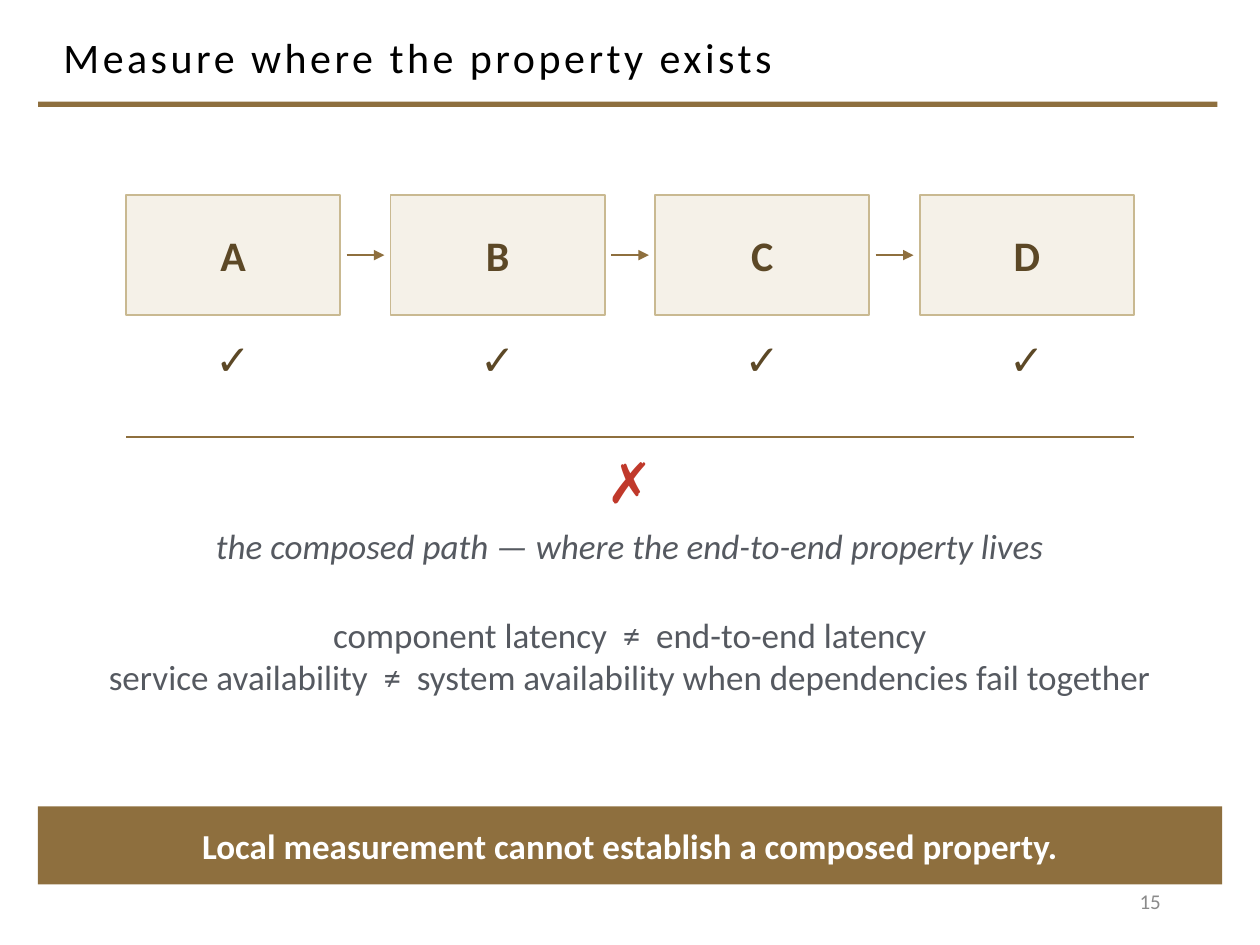
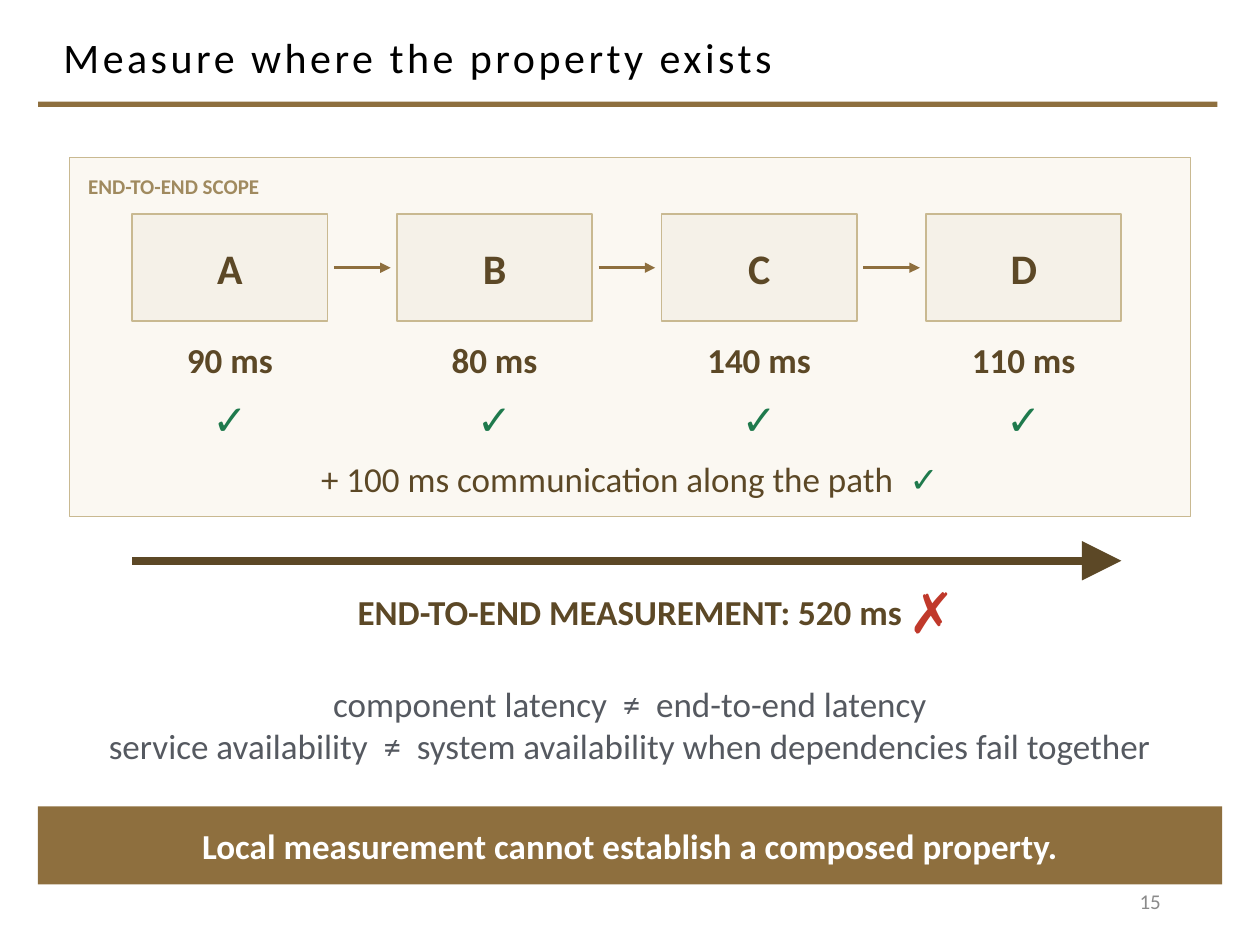
Before and after one commit to davisjam/model-based-agentic-software-engineering, a slide deck: slide 15 of course/lectures/act-1-foundations/09-engineering-decision-making-and-metrics/1-9-Engineering-Decision-Making-and-Metrics.pptx. Drawn at 1260x945 pixels with LibreOffice and Linux fonts; fonts in the diff are those of the drawing; background and template pictures are left out. Boxes give left, top, right and bottom in pixels: in the first picture for what was removed or moved away, otherwise in the second. Text is boxed around its words. In the diff, an @@ line names an element or a change of style, - is before the commit and + after.

```diff
--- a/course/lectures/act-1-foundations/09-engineering-decision-making-and-metrics/1-9-Engineering-Decision-Making-and-Metrics.pptx
+++ b/course/lectures/act-1-foundations/09-engineering-decision-making-and-metrics/1-9-Engineering-Decision-Making-and-Metrics.pptx
@@ rectangle added at [69, 158, 1191, 517], fill #FBF8F2, outline #C9B991 0.75 pt @@
@@ text added at [88, 180, 259, 194], 12 pt, text #A08A5F, bold @@
+END-TO-END SCOPE
@@ rectangle "A": place and size @@
-rectangle "A" at [126, 195, 340, 315]
+rectangle "A" at [132, 214, 328, 321]
@@ rectangle "B": place and size @@
-rectangle "B" at [391, 195, 605, 315]
+rectangle "B" at [397, 214, 592, 321]
@@ rectangle "C": place and size @@
-rectangle "C" at [655, 195, 869, 315]
+rectangle "C" at [662, 214, 857, 321]
@@ rectangle "D": place and size @@
-rectangle "D" at [920, 195, 1134, 315]
+rectangle "D" at [926, 214, 1121, 321]
@@ arrow moved from (346, 255) - (384, 255) to (334, 267) - (391, 267) @@
@@ arrow moved from (611, 255) - (649, 255) to (598, 267) - (655, 267) @@
@@ arrow moved from (876, 255) - (914, 255) to (863, 267) - (920, 267) @@
@@ text added at [187, 350, 272, 374], 20 pt, text #5C4826, bold @@
+90 ms
@@ text added at [452, 349, 537, 374], 20 pt, text #5C4826, bold @@
+80 ms
@@ text added at [707, 350, 810, 374], 20 pt, text #5C4826, bold @@
+140 ms
@@ text added at [972, 350, 1075, 374], 20 pt, text #5C4826, bold @@
+110 ms
@@ text "✓": place and size @@
-text "✓" at [126, 328, 340, 391]
+text "✓" at [132, 391, 328, 447]
@@ text "✓": place and size @@
-text "✓" at [391, 328, 605, 391]
+text "✓" at [397, 391, 592, 447]
@@ text colour #5C4826 to #1F7A4D in 4 elements at [132, 391, 328, 447], [397, 391, 592, 447], [926, 391, 1121, 447], [662, 391, 857, 447] @@
@@ text "✓": place and size @@
-text "✓" at [655, 328, 869, 391]
+text "✓" at [662, 391, 857, 447]
@@ text "✓": place and size @@
-text "✓" at [920, 328, 1134, 391]
+text "✓" at [926, 391, 1121, 447]
@@ text added at [346, 467, 893, 498], 20 pt, text #5C4826 @@
++ 100 ms communication along the path ✓
@@ text removed at [573, 450, 687, 513] @@
-✗
@@ line moved from (126, 437) - (1134, 437) to (132, 561) - (1121, 561) @@
@@ line (132, 561) - (1121, 561): line to arrow; stroke #8E6F3E 1.5 pt to #5C4826 4.5 pt @@
@@ text added at [895, 577, 970, 646], 32 pt, text #C0392B, bold @@
+✗
@@ text at [358, 602, 901, 626]: text changed; text colour #555960 to #5C4826; bold on; italic off @@
-the composed path — where the end-to-end property lives
+END-TO-END MEASUREMENT: 520 ms
@@ text "component latency ≠ end-to-end latency": place and size @@
-text "component latency ≠ end-to-end latency" at [109, 623, 1150, 696]
+text "component latency ≠ end-to-end latency" at [109, 692, 1150, 765]
```
Also in this commit, not shown: 11 other slides changed.
